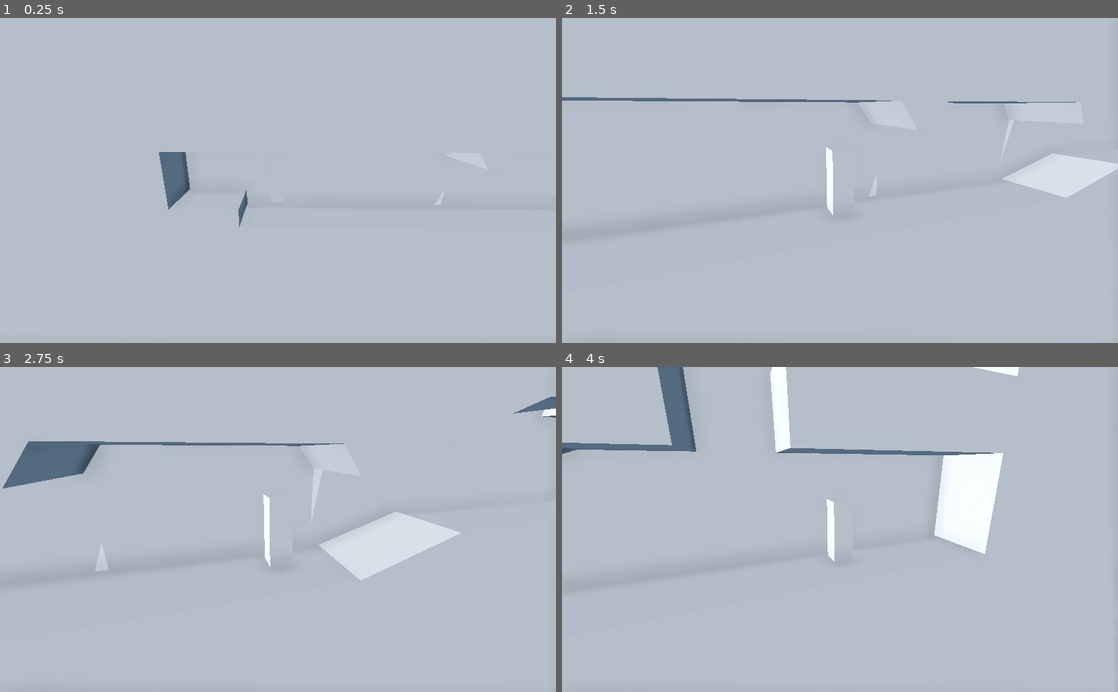
Above: before the commit, frames 1-4 (two rows, left to right).
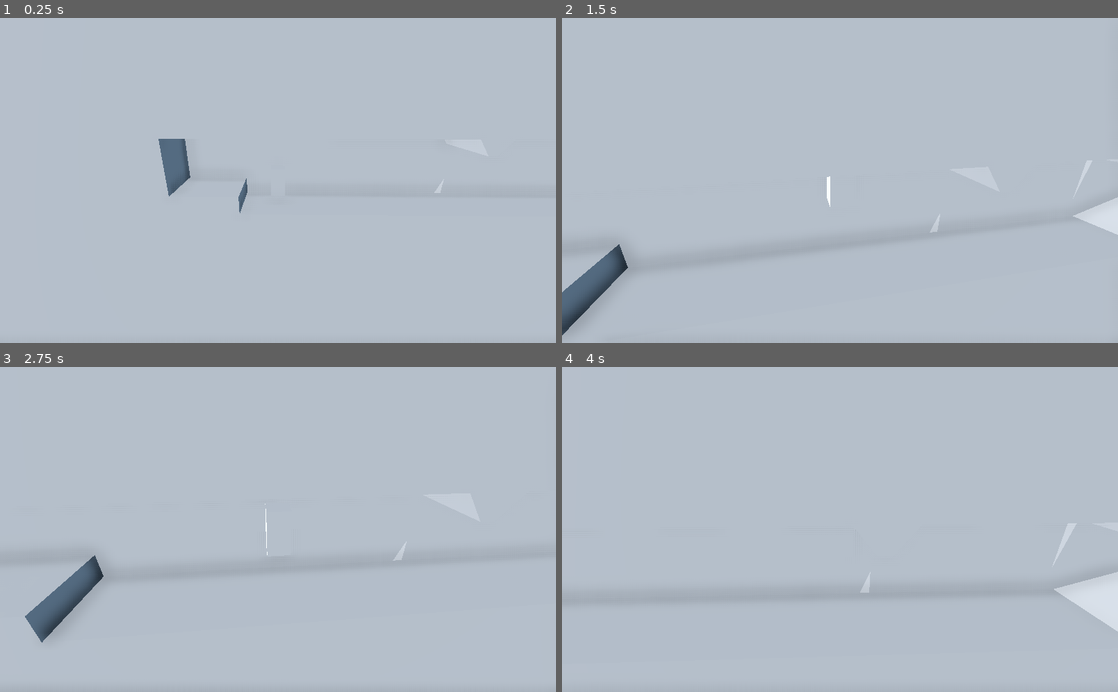
Above: after the commit, the same moments.

Repository: pfirsich/GameOff2019
Game: Godot game, scene res://Main.tscn
Same seed, same stepped clock (60 frames per second), same inputs: the game is played once before the commit and once after it.
Inputs:
- Up to frame 1 (0.25 s): no input
- Up to frame 2 (1.5 s): hold D (move_right) 0.53-1.28 s; tap Space (jump) at 0.6, 0.77, 1.07, 1.35 s; hold A (move_left) from 1.28 s (still down)
- Up to frame 3 (2.75 s): tap Space (jump) at 1.52, 1.82, 2.1 s; release A (move_left) at 2.03 s; hold D (move_right) from 2.03 s (still down)
- Up to frame 4 (4 s): tap Space (jump) at 2.85, 3.02, 3.32, 3.6, 3.77 s; release D (move_right) at 3.53 s; hold A (move_left) from 3.53 s (still down)

The runs differ from the first frame. In frame 1, 0.5% of the frame differs, in the area x 28-80%, y 37-65%; in frame 2, 4.1%; in frame 3, 6.3%; in frame 4, 6.8%, in the area x 0-100%, y 0-82%.

Commit message:
Add proper movement and jumping

Diff:
--- a/godot/Main.tscn
+++ b/godot/Main.tscn
@@ -17,6 +17,8 @@
 [node name="Player" parent="." instance=ExtResource( 1 )]
 collision_layer = 2
 script = ExtResource( 2 )
+JUMP_HEIGHT = 0.75
+JUMP_DURATION = 0.7
 
 [node name="Camera" type="Camera" parent="."]
 transform = Transform( 1, 0, 0, 0, 0.866025, 0.5, 0, -0.5, 0.866025, 0.138204, 6.04212, 9.39323 )
--- a/godot/Player.gd
+++ b/godot/Player.gd
@@ -1,20 +1,30 @@
 extends KinematicBody
 
-export var GRAVITY = 1.0
 export var ACCEL = 10.0
+export var MAX_SPEED = 4.0
+export var FRICTION = 0.5 # seconds until MAX_SPEED goes to 0
+export var JUMP_HEIGHT = 1.0
+export var JUMP_DURATION = 0.5
 
 var velocity = Vector2()
+var gravity
+var jump_vel
 
-# Called when the node enters the scene tree for the first time.
-#func _ready():
-#	pass # Replace with function body.
+func _ready():
+    var jump_dur_half = JUMP_DURATION / 2.0
+    jump_vel = 2 * JUMP_HEIGHT / jump_dur_half
+    gravity = jump_vel / jump_dur_half
 
-# Called every frame. 'delta' is the elapsed time since the previous frame.
-#func _process(delta):
-#	pass
+func _process(delta):
+    if Input.is_action_just_pressed("jump"):
+        velocity.y = jump_vel
 
 func _physics_process(delta):
     var moveX = int(Input.is_action_pressed("move_right")) - int(Input.is_action_pressed("move_left"))
     velocity.x += moveX * ACCEL * delta
-    velocity.y += -GRAVITY * delta
-    move_and_collide(Vector3(velocity.x * delta, velocity.y * delta, 0))
+    if abs(velocity.x) > MAX_SPEED:
+        velocity.x = sign(velocity.x) * MAX_SPEED
+    if moveX == 0:
+        velocity.x -= sign(velocity.x) * MAX_SPEED / FRICTION * delta
+    velocity.y += -gravity * delta
+    move_and_slide(Vector3(velocity.x, velocity.y, 0), Vector3(0, 1, 0), true)
--- a/godot/Player.tscn
+++ b/godot/Player.tscn
@@ -1,8 +1,8 @@
 [gd_scene load_steps=3 format=2]
 
 [sub_resource type="CapsuleShape" id=1]
-radius = 0.226925
-height = 0.775833
+radius = 0.206794
+height = 0.416864
 
 [sub_resource type="CubeMesh" id=2]
 
@@ -13,6 +13,6 @@
 shape = SubResource( 1 )
 
 [node name="MeshInstance" type="MeshInstance" parent="."]
-transform = Transform( 0.2, 0, 0, 0, 0.6, 0, 0, 0, 0.2, 0, 0, 0 )
+transform = Transform( 0.2, 0, 0, 0, 0.4, 0, 0, 0, 0.2, 0, 0, 0 )
 mesh = SubResource( 2 )
 material/0 = null
